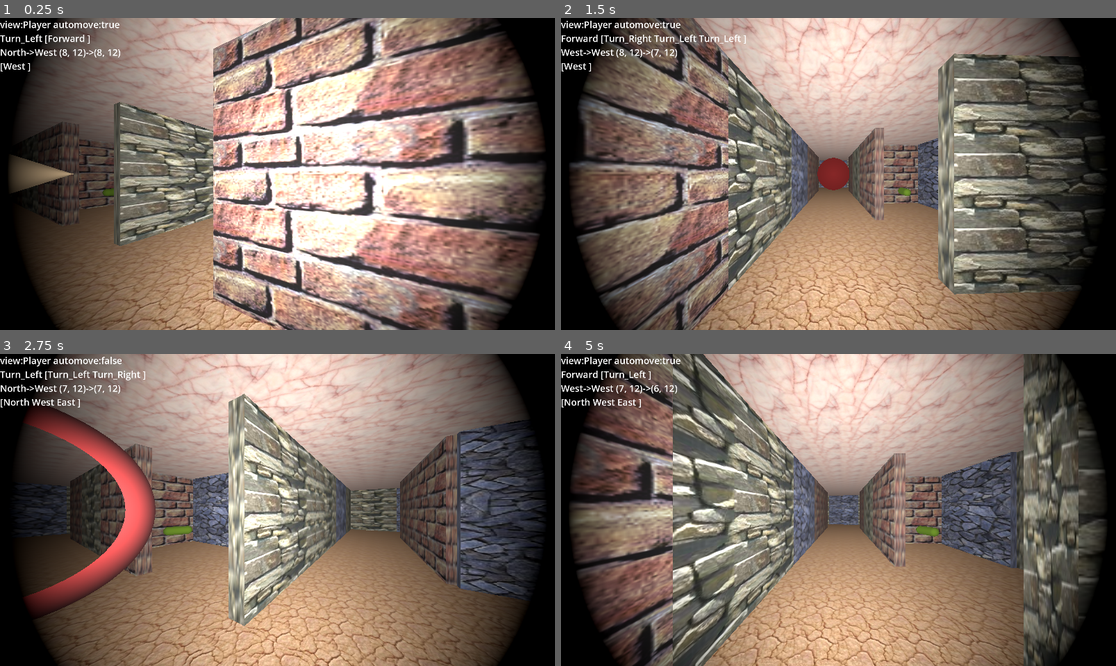
Above: before the commit, frames 1-4 (two rows, left to right).
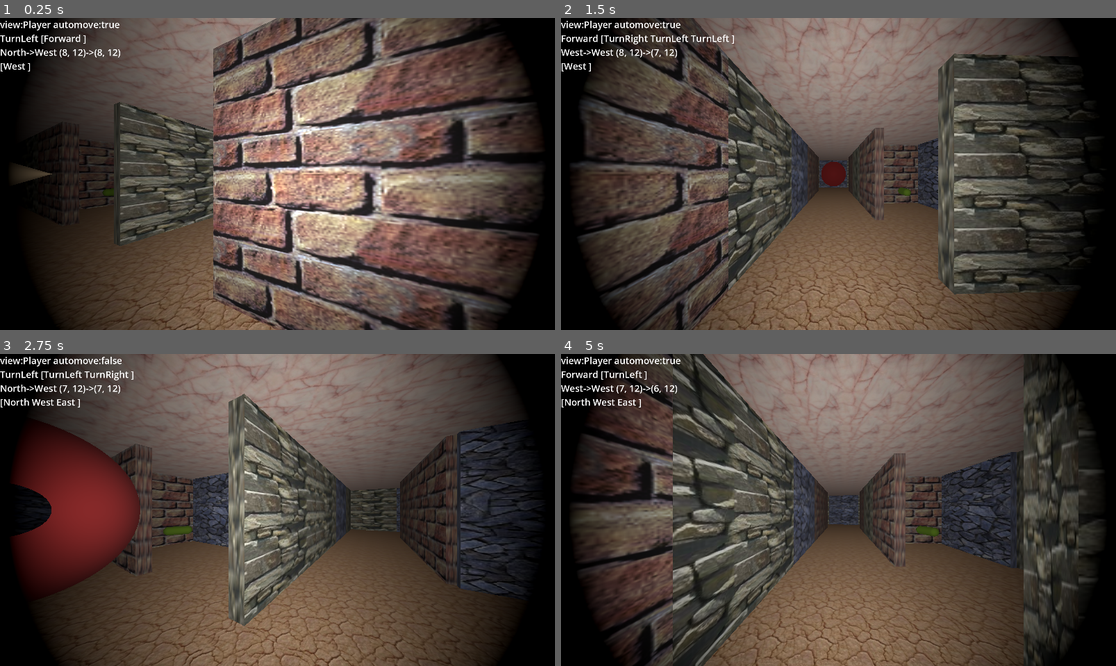
Above: after the commit, the same moments.

Repository: kasworld/gd4maze3d
Game: Godot game, scene res://main.tscn
Same seed, same stepped clock (60 frames per second), same inputs: the game is played once before the commit and once after it.
Inputs (mouse positions are in pixels of both pictures, inside the frame that each line leads up to):
- Up to frame 1 (0.25 s): no input
- Up to frame 2 (1.5 s): tap Enter at 0.5 s; move the mouse to (960, 158) at 0.52 s; hold Right 0.53-1.28 s; tap 1 at 0.6 s; click (960, 158) at 0.67 s; move the mouse to (727, 189) at 1.27 s; hold Down from 1.28 s (still down); tap 2 at 1.35 s
- Up to frame 3 (2.75 s): move the mouse to (333, 441) at 2.02 s; release Down at 2.03 s; hold Right from 2.03 s (still down); tap 3 at 2.1 s
- Up to frame 4 (5 s): move the mouse to (810, 572) at 2.77 s; release Right at 2.78 s; hold Up 2.78-3.53 s; tap 1 at 2.85 s; click (810, 572) at 2.92 s; move the mouse to (1005, 556) at 3.52 s; hold Left from 3.53 s (still down); tap 2 at 3.6 s; move the mouse to (672, 463) at 4.27 s; tap 3 at 4.35 s

The runs differ from the first frame. In frame 1, 81% of the frame differs, in the area x 1-98%, y 0-100%; in frame 2, 80%; in frame 3, 82%; in frame 4, 82%, in the area x 0-98%, y 0-100%.

Commit message:
prepare rotate camera

Diff:
--- a/character.gd
+++ b/character.gd
@@ -5,7 +5,7 @@
 var storey :Storey
 
 var ani_act_dur :float # sec
-enum Act {None, Forward, Turn_Right , Turn_Left}
+enum Act {None, Forward, TurnRight , TurnLeft, RotateCamera}
 func act2str(a :Act)->String:
 	return Act.keys()[a]
 
@@ -20,6 +20,7 @@
 var dir_new : Storey.Dir
 var pos_old :Vector2i
 var pos_new :Vector2i
+var camera_up :bool
 
 var act_start_time :float # unixtime sec
 var act_current : Act
@@ -27,7 +28,7 @@
 var auto_move :bool
 
 func _ready() -> void:
-	var mi3d = new_cylinder(0.5, 0.2, NamedColorList.color_list.pick_random()[0])
+	var mi3d = new_cylinder(0.4, 0.15, NamedColorList.color_list.pick_random()[0])
 	add_child(mi3d)
 
 func enter_storey(st :Storey, rndpos:bool)->void:
@@ -88,10 +89,12 @@
 					pos_new = pos_old + Storey.Dir2Vt[dir_old]
 				else :
 					act_current = Act.None
-			Act.Turn_Left:
+			Act.TurnLeft:
 				dir_new = Storey.dir_left(dir_old)
-			Act.Turn_Right:
+			Act.TurnRight:
 				dir_new = Storey.dir_right(dir_old)
+			Act.RotateCamera:
+				camera_up = !camera_up
 		return true
 	return false
 
@@ -110,7 +113,7 @@
 func make_ai_action()->bool:
 	# try right
 	if can_move(Storey.dir_right(dir_old)):
-		act_queue.push_back(Act.Turn_Right)
+		act_queue.push_back(Act.TurnRight)
 		act_queue.push_back(Act.Forward)
 		return true
 	# try forward
@@ -119,13 +122,13 @@
 		return true
 	# try left
 	if can_move(Storey.dir_left(dir_old)):
-		act_queue.push_back(Act.Turn_Left)
+		act_queue.push_back(Act.TurnLeft)
 		act_queue.push_back(Act.Forward)
 		return true
 	# try backward
 	if can_move(Storey.dir_opposite(dir_old)):
-		act_queue.push_back(Act.Turn_Left)
-		act_queue.push_back(Act.Turn_Left)
+		act_queue.push_back(Act.TurnLeft)
+		act_queue.push_back(Act.TurnLeft)
 		act_queue.push_back(Act.Forward)
 		return true
 	return false
@@ -142,3 +145,9 @@
 
 func calc_animate_turn_by_dur(dur :float)->float:
 	return lerp_angle(Storey.dir2rad(dir_old), Storey.dir2rad(dir_new), dur)
+
+func calc_animate_camera_rotate(dur :float)->float:
+	if camera_up:
+		return lerp_angle(0, PI, dur)
+	else :
+		return lerp_angle(PI, 0, dur)
--- a/character.tscn
+++ b/character.tscn
@@ -10,6 +10,5 @@
 fov = 90.0
 
 [node name="SpotLight3D" type="SpotLight3D" parent="."]
-light_energy = 3.0
 spot_range = 20.0
 spot_angle = 60.0
--- a/main.gd
+++ b/main.gd
@@ -71,12 +71,12 @@
 		elif event.keycode == KEY_UP:
 			player_list[0].act_queue.push_back(Character.Act.Forward)
 		elif event.keycode == KEY_DOWN:
-			player_list[0].act_queue.push_back(Character.Act.Turn_Left)
-			player_list[0].act_queue.push_back(Character.Act.Turn_Left)
+			player_list[0].act_queue.push_back(Character.Act.TurnLeft)
+			player_list[0].act_queue.push_back(Character.Act.TurnLeft)
 		elif event.keycode == KEY_LEFT:
-			player_list[0].act_queue.push_back(Character.Act.Turn_Left)
+			player_list[0].act_queue.push_back(Character.Act.TurnLeft)
 		elif event.keycode == KEY_RIGHT:
-			player_list[0].act_queue.push_back(Character.Act.Turn_Right)
+			player_list[0].act_queue.push_back(Character.Act.TurnRight)
 
 		else:
 			pass
@@ -91,7 +91,7 @@
 	match pl.act_current:
 		Character.Act.Forward:
 			animate_forward_by_dur(pl, dur)
-		Character.Act.Turn_Left, Character.Act.Turn_Right:
+		Character.Act.TurnLeft, Character.Act.TurnRight:
 			animate_turn_by_dur(pl, dur)
 
 # dur : 0 - 1 :second
